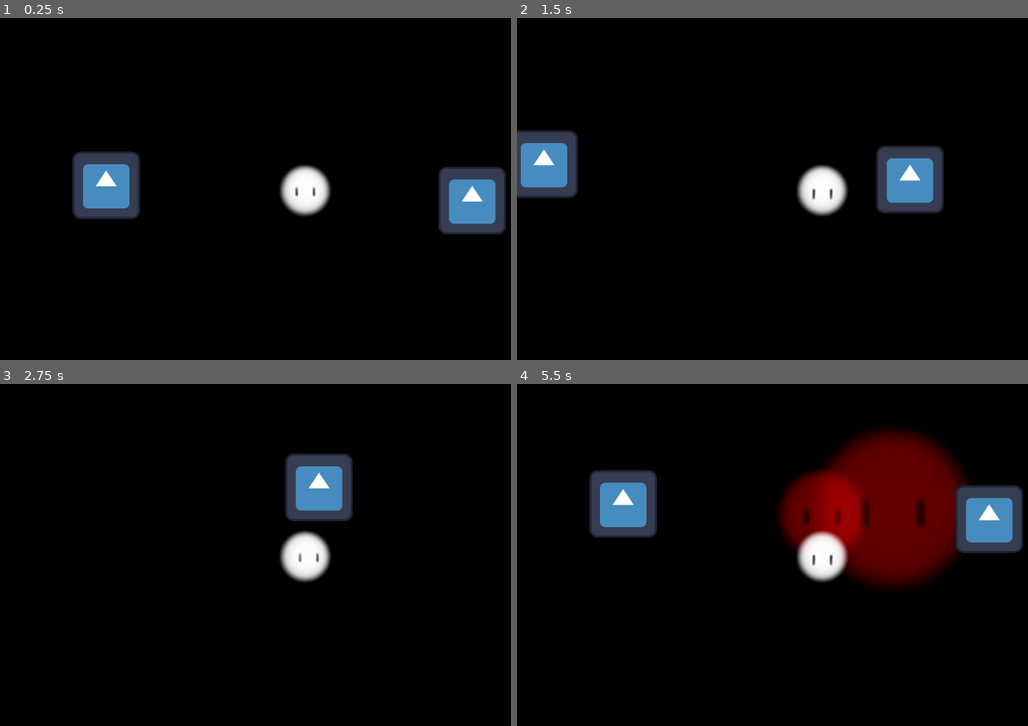
Above: before the commit, frames 1-4 (two rows, left to right).
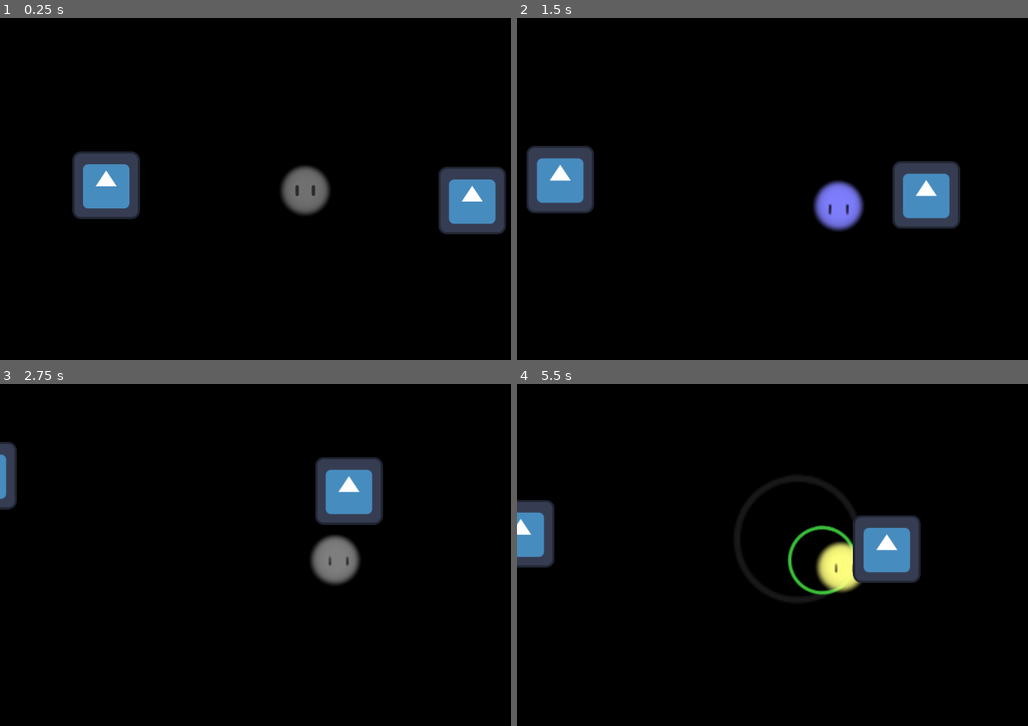
Above: after the commit, the same moments.

Repository: ldg030917/Gamejam
Game: Godot game, scene res://scenes/main.tscn
Same seed, same stepped clock (60 frames per second), same inputs: the game is played once before the commit and once after it. The engine's default icon, where the game draws it, is replaced by a stand-in: a white triangle on a blue panel in a dark square.
Inputs:
- Up to frame 1 (0.25 s): no input
- Up to frame 2 (1.5 s): tap Enter at 0.5 s; hold Right (Right) 0.53-1.28 s; hold 1 (Blue, bound only after the commit) 0.53-1.28 s; tap 3 (Blue, bound only before the commit) at 0.8, 1.35 s; hold Down (Down) from 1.28 s (still down)
- Up to frame 3 (2.75 s): tap 2 (Green) at 1.55 s; release Down (Down) at 2.03 s; hold Right (Right) from 2.03 s (still down); hold 2 (Green) from 2.03 s (still down); tap 1 (Blue, bound only after the commit) at 2.3 s
- Up to frame 4 (5.5 s): release Right (Right) at 2.78 s; release 2 (Green) at 2.78 s; hold Up (Up) 2.78-3.53 s; tap 1 (Blue, bound only after the commit) at 2.85, 4.55 s; tap 3 (Blue, bound only before the commit) at 3.05, 5.3 s; hold 3 (Blue, bound only before the commit) 3.53-4.28 s; hold Left (Left) 3.53-5.03 s; tap 2 (Green) at 3.8 s; tap Space (Emit) at 4.35 s; hold Down (Down) from 5.03 s (still down); hold 2 (Green) from 5.03 s (still down)

The runs differ from the first frame. In frame 1, 1.1% of the frame differs, in the area x 54-65%, y 42-58%; in frame 2, 8.0%; in frame 3, 5.7%; in frame 4, 20%, in the area x 0-99%, y 13-62%.

Commit message:
Player component complete

Diff:
--- a/project.godot
+++ b/project.godot
@@ -46,7 +46,7 @@
 "events": [Object(InputEventKey,"resource_local_to_scene":false,"resource_name":"","device":-1,"window_id":0,"alt_press …(191 unchanged characters)…
 ]
 }
-Red={
+Blue={
 "deadzone": 0.2,
 "events": [Object(InputEventKey,"resource_local_to_scene":false,"resource_name":"","device":-1,"window_id":0,"alt_press …(191 unchanged characters)…
 ]
@@ -56,7 +56,7 @@
 "events": [Object(InputEventKey,"resource_local_to_scene":false,"resource_name":"","device":-1,"window_id":0,"alt_press …(191 unchanged characters)…
 ]
 }
-Blue={
+Red={
 "deadzone": 0.2,
 "events": [Object(InputEventKey,"resource_local_to_scene":false,"resource_name":"","device":-1,"window_id":0,"alt_press …(191 unchanged characters)…
 ]
--- a/scenes/main.tscn
+++ b/scenes/main.tscn
@@ -22,6 +22,8 @@
 
 [node name="Camera2D" type="Camera2D" parent="player"]
 position = Vector2(-2, -3)
+position_smoothing_enabled = true
+position_smoothing_speed = 3.0
 
 [node name="WaveCoolTimer" type="Timer" parent="player"]
 
--- a/scenes/player.tscn
+++ b/scenes/player.tscn
@@ -1,10 +1,12 @@
-[gd_scene load_steps=9 format=3 uid="uid://cgisqy21qob4p"]
+[gd_scene load_steps=11 format=3 uid="uid://cgisqy21qob4p"]
 
 [ext_resource type="Script" uid="uid://km68oom831yr" path="res://scripts/player_controller.gd" id="1_g2els"]
-[ext_resource type="Texture2D" uid="uid://dkqx6qddr1m55" path="res://sprites/player_idle.png" id="2_tuyoq"]
+[ext_resource type="Texture2D" uid="uid://btk1v1oy28uyq" path="res://sprites/player_idle1.png" id="2_tuyoq"]
 [ext_resource type="Texture2D" uid="uid://nesps301ldb3" path="res://sprites/player_down.png" id="3_fjrip"]
 [ext_resource type="Texture2D" uid="uid://6a2dm6eimlq3" path="res://sprites/player_left.png" id="4_smehm"]
+[ext_resource type="Texture2D" uid="uid://b6ledeqo6kp5q" path="res://sprites/player_idle2.png" id="4_ur7pv"]
 [ext_resource type="Texture2D" uid="uid://b3g0pi41kgu0j" path="res://sprites/player_right.png" id="5_ur7pv"]
+[ext_resource type="Texture2D" uid="uid://byepa3njbu3nh" path="res://sprites/player_idle3.png" id="5_y4r1p"]
 [ext_resource type="Texture2D" uid="uid://baryr64pftlhl" path="res://sprites/player_up.png" id="6_y4r1p"]
 
 [sub_resource type="CircleShape2D" id="CircleShape2D_v6fml"]
@@ -23,10 +25,70 @@
 "frames": [{
 "duration": 1.0,
 "texture": ExtResource("2_tuyoq")
+}, {
+"duration": 1.0,
+"texture": ExtResource("2_tuyoq")
+}, {
+"duration": 1.0,
+"texture": ExtResource("2_tuyoq")
+}, {
+"duration": 1.0,
+"texture": ExtResource("2_tuyoq")
+}, {
+"duration": 1.0,
+"texture": ExtResource("2_tuyoq")
+}, {
+"duration": 1.0,
+"texture": ExtResource("2_tuyoq")
+}, {
+"duration": 1.0,
+"texture": ExtResource("2_tuyoq")
+}, {
+"duration": 1.0,
+"texture": ExtResource("2_tuyoq")
+}, {
+"duration": 1.0,
+"texture": ExtResource("2_tuyoq")
+}, {
+"duration": 1.0,
+"texture": ExtResource("2_tuyoq")
+}, {
+"duration": 1.0,
+"texture": ExtResource("4_ur7pv")
+}, {
+"duration": 1.0,
+"texture": ExtResource("4_ur7pv")
+}, {
+"duration": 1.0,
+"texture": ExtResource("5_y4r1p")
+}, {
+"duration": 1.0,
+"texture": ExtResource("5_y4r1p")
+}, {
+"duration": 1.0,
+"texture": ExtResource("5_y4r1p")
+}, {
+"duration": 1.0,
+"texture": ExtResource("4_ur7pv")
+}, {
+"duration": 1.0,
+"texture": ExtResource("2_tuyoq")
+}, {
+"duration": 1.0,
+"texture": ExtResource("2_tuyoq")
+}, {
+"duration": 1.0,
+"texture": ExtResource("2_tuyoq")
+}, {
+"duration": 1.0,
+"texture": ExtResource("2_tuyoq")
+}, {
+"duration": 1.0,
+"texture": ExtResource("2_tuyoq")
 }],
 "loop": true,
 "name": &"idle",
-"speed": 5.0
+"speed": 10.0
 }, {
 "frames": [{
 "duration": 1.0,
@@ -60,8 +122,11 @@
 shape = SubResource("CircleShape2D_v6fml")
 
 [node name="AnimatedSprite2D" type="AnimatedSprite2D" parent="."]
+modulate = Color(0.443137, 0.443137, 0.443137, 1)
 sprite_frames = SubResource("SpriteFrames_d2wvv")
-animation = &"down"
+animation = &"idle"
+autoplay = "idle"
+
 [node name="WaveCool" type="Timer" parent="."]
-wait_time = 0.7
+wait_time = 0.4
 one_shot = true
--- a/scenes/wave.tscn
+++ b/scenes/wave.tscn
@@ -1,18 +1,16 @@
 [gd_scene load_steps=3 format=3 uid="uid://dljgnn4fnahjv"]
 
 [ext_resource type="Script" uid="uid://veuw4o6tf5vx" path="res://scripts/wave.gd" id="1_h2l3e"]
-[ext_resource type="Texture2D" uid="uid://dkqx6qddr1m55" path="res://sprites/player_idle.png" id="2_sl0wx"]
+[ext_resource type="Texture2D" uid="uid://bygpaf2v2uwtp" path="res://sprites/wave.png" id="2_h2l3e"]
 
 [node name="wave" type="Node2D"]
 script = ExtResource("1_h2l3e")
 
 [node name="Sprite2D" type="Sprite2D" parent="."]
-modulate = Color(1, 0, 0, 0.392157)
 z_index = -1
-texture = ExtResource("2_sl0wx")
+texture = ExtResource("2_h2l3e")
 
 [node name="VanishTimer" type="Timer" parent="."]
-wait_time = 2.0
 one_shot = true
 autostart = true
 
--- a/scripts/player_controller.gd
+++ b/scripts/player_controller.gd
@@ -1,51 +1,73 @@
 extends CharacterBody2D
 
-
-
-func _ready() -> void:
-	pass
+@export var speed = 200
+@export var n_particle = 120
+var emit_on = false
+var R = false
+var G = false
+var B = false
+@onready var wave = preload("res://scenes/wave.tscn")
+@onready var sprite = $AnimatedSprite2D
 
 func _physics_process(delta: float) -> void:
-	velocity = Input.get_vector("Left", "Right", "Up", "Down") * speed
+	if emit_on :
+		change_arrow()
+	else :
+		velocity = Input.get_vector("Left", "Right", "Up", "Down").normalized()
 
 	if velocity:
-		if velocity.x > 0:
+		if velocity.x > 0 :
 			$AnimatedSprite2D.play("right")
-		elif velocity.x < 0:
+		elif velocity.x < 0 :
 			$AnimatedSprite2D.play("left")
-		elif velocity.y > 0:
+		elif velocity.y > 0 :
 			$AnimatedSprite2D.play("down")
-		elif velocity.y < 0:
+		elif velocity.y < 0 :
 			$AnimatedSprite2D.play("up")
 	else:
 		$AnimatedSprite2D.play("idle")
 
-	handle_collision(move_and_collide(velocity * delta))
+	handle_collision(move_and_collide(velocity * speed * delta))
 
 func handle_collision(res) -> void:
 	if res:
 		pass
-@export var speed = 100
-@export var n_particle = 120
-var emit_on = false
-@onready var wave = preload("res://scenes/wave.tscn")
-
-func _process(delta):
-	if Input.is_action_pressed("Left"):
-		position.x -= speed * delta
-	if Input.is_action_pressed("Right"):
-		position.x += speed * delta
-	if Input.is_action_pressed("Up"):
-		position.y -= speed * delta
-	if Input.is_action_pressed("Down"):
-		position.y += speed * delta
-
-	if emit_on and $WaveCool.time_left == 0:
-		var wave = wave.instantiate() as Node2D
-		get_tree().root.add_child(wave)
-		wave.launch(global_position)
-		$WaveCool.start()
 
 func _unhandled_input(event: InputEvent) -> void:
 	if Input.is_action_pressed("Emit") :
 		emit_on = !emit_on
+	if Input.is_action_pressed("Blue") :
+		B = !B
+	if Input.is_action_pressed("Green") :
+		G = !G
+	if Input.is_action_pressed("Red") :
+		R = !R
+	sprite.modulate.b = 1.0 if B else 0.5
+	sprite.modulate.g = 1.0 if G else 0.5
+	sprite.modulate.r = 1.0 if R else 0.5
+
+
+func _process(delta: float) -> void:
+	if emit_on and $WaveCool.time_left == 0 :
+		var wave = wave.instantiate() as Node2D
+		get_tree().root.add_child(wave)
+		wave.launch(global_position, B, G, R)
+		$WaveCool.start()
+
+func change_arrow() :
+	if B and G and R :
+		velocity = Vector2(0, 0)
+	elif B and G:
+		velocity = Input.get_vector("Up", "Right", "Down", "Left").normalized()
+	elif G and R :
+		velocity = Input.get_vector("Up", "Down", "Left", "Right").normalized()
+	elif B and R :
+		velocity = Input.get_vector("Left", "Down", "Right", "Up").normalized()
+	elif B :
+		velocity = Input.get_vector("Left", "Right", "Down", "Up").normalized()
+	elif G :
+		velocity = Input.get_vector("Up", "Right", "Left", "Down").normalized()
+	elif R :
+		velocity = Input.get_vector("Left", "Down", "Up", "Right").normalized()
+	else :
+		velocity = Input.get_vector("Right", "Left", "Up", "Down").normalized()
--- a/scripts/wave.gd
+++ b/scripts/wave.gd
@@ -1,10 +1,25 @@
 extends Node2D
 
+@onready var sprite = $Sprite2D
+
 func _process(delta: float) -> void:
-	scale += Vector2(2, 2)*delta
+	scale += Vector2(4, 4)*delta
+	sprite.modulate.a -= delta
 
-func launch(origin : Vector2):
+func launch(origin : Vector2, B : bool, G : bool, R : bool):
 	global_position = origin
+	if B :
+		sprite.modulate.b = 1
+	else :
+		sprite.modulate.b = 0.3
+	if G :
+		sprite.modulate.g = 1
+	else :
+		sprite.modulate.g = 0.3
+	if R :
+		sprite.modulate.r = 1
+	else :
+		sprite.modulate.r = 0.3
 
 func _on_vanish_timer_timeout() -> void:
 	queue_free()
Binary file removed: sprites/player_idle.png
Binary file added: sprites/player_idle1.png
Not shown, added: sprites/player_idle1.png.import
Binary file added: sprites/player_idle2.png
Not shown, added: sprites/player_idle2.png.import
Binary file added: sprites/player_idle3.png
Not shown, changed: sprites/player_idle3.png.import
Binary file added: sprites/wave.png
Not shown, added: sprites/wave.png.import
